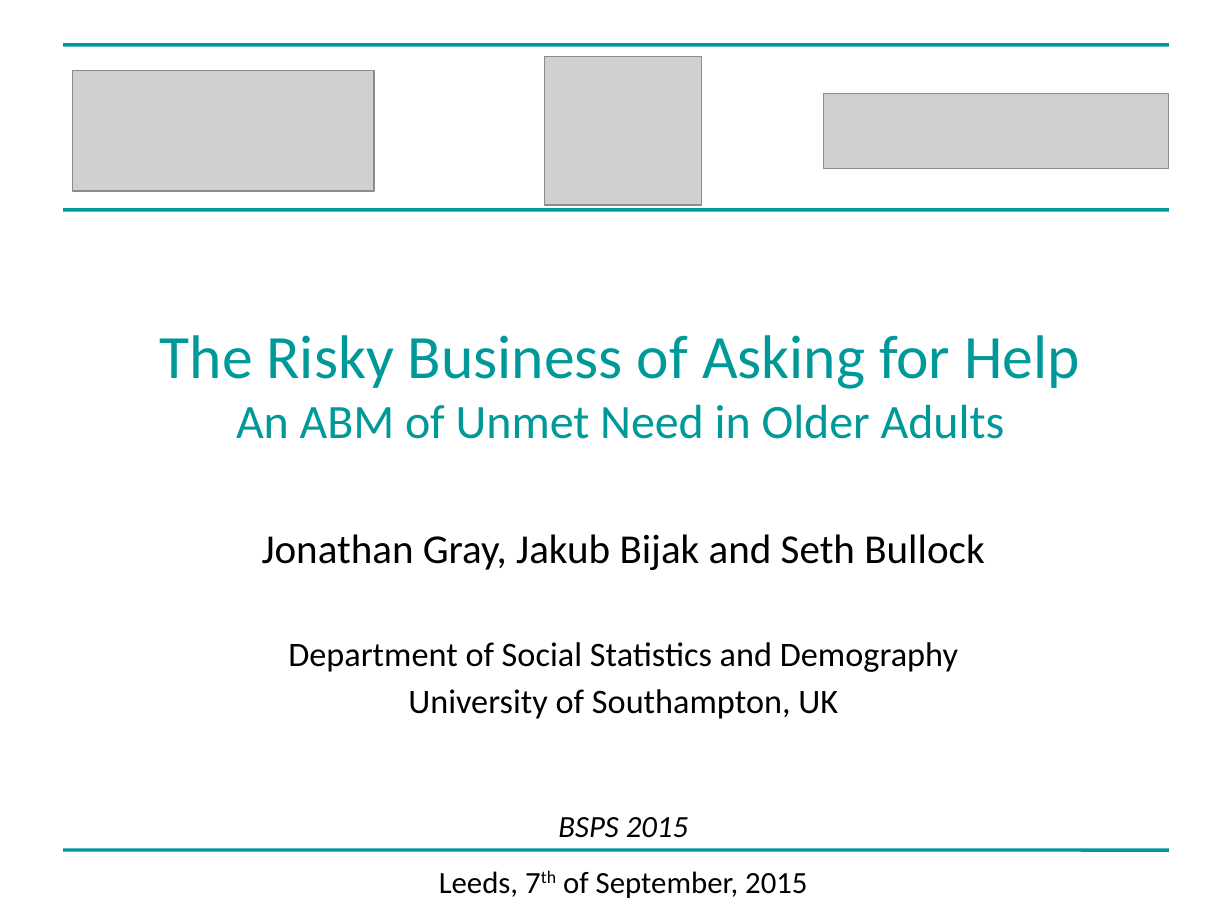
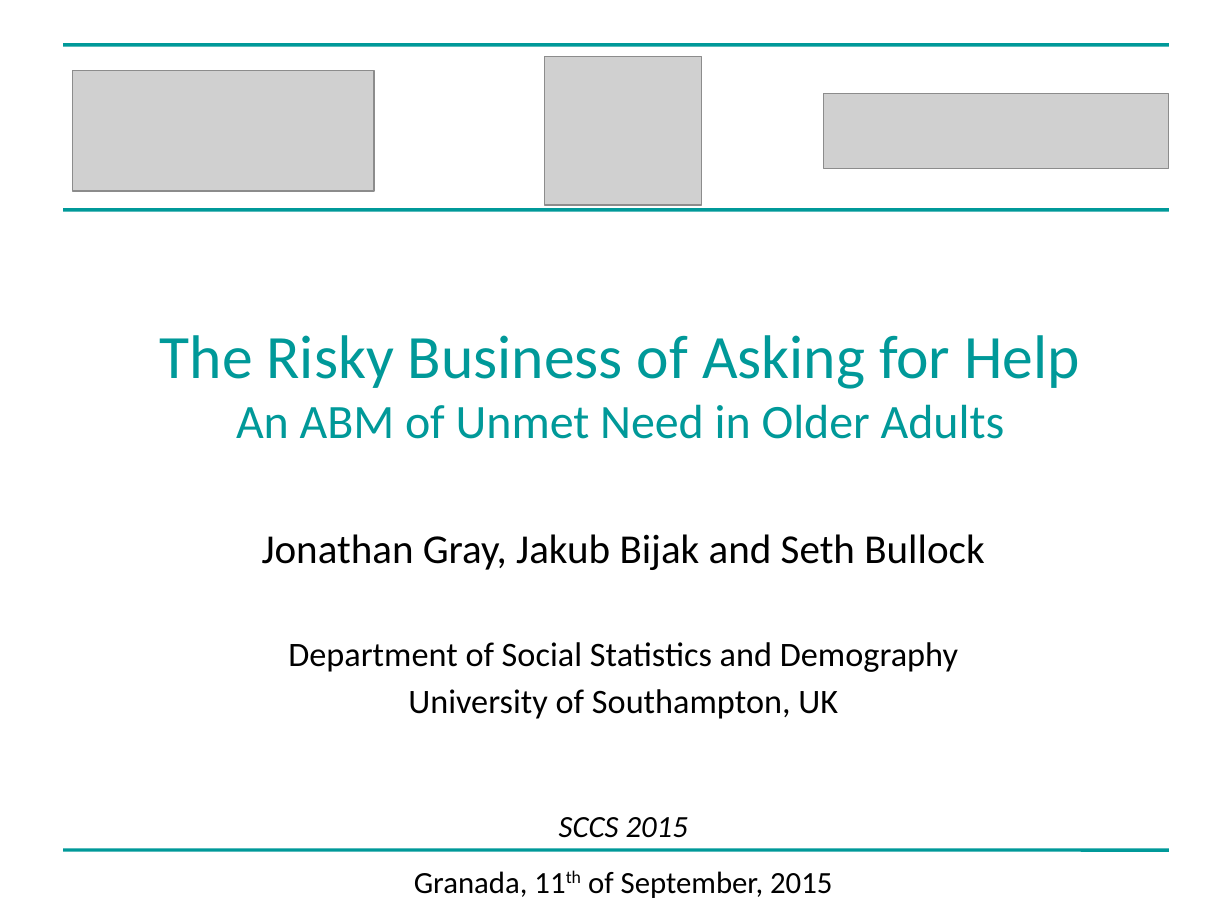
Before and after one commit to greenape/bsps2015, a slide deck: slide 1 of presentation/risky_aging_bsps.ppt. Drawn at 1232x924 pixels with LibreOffice and Linux fonts; fonts in the diff are those of the drawing; grey boxes stand for pictures. Boxes give left, top, right and bottom in pixels: in the first picture for what was removed or moved away, otherwise in the second. Text is boxed around its words. In the diff, an @@ line names an element or a change of style, - is before the commit and + after.

```diff
--- a/presentation/risky_aging_bsps.ppt
+++ b/presentation/risky_aging_bsps.ppt
@@ text at (414, 817, 832, 898): text changed @@
-BSPS 2015
-Leeds, 7th of September, 2015
+SCCS 2015
+Granada, 11th of September, 2015
```
Also in this commit, not shown: 1 other slide changed, 1 other file.
